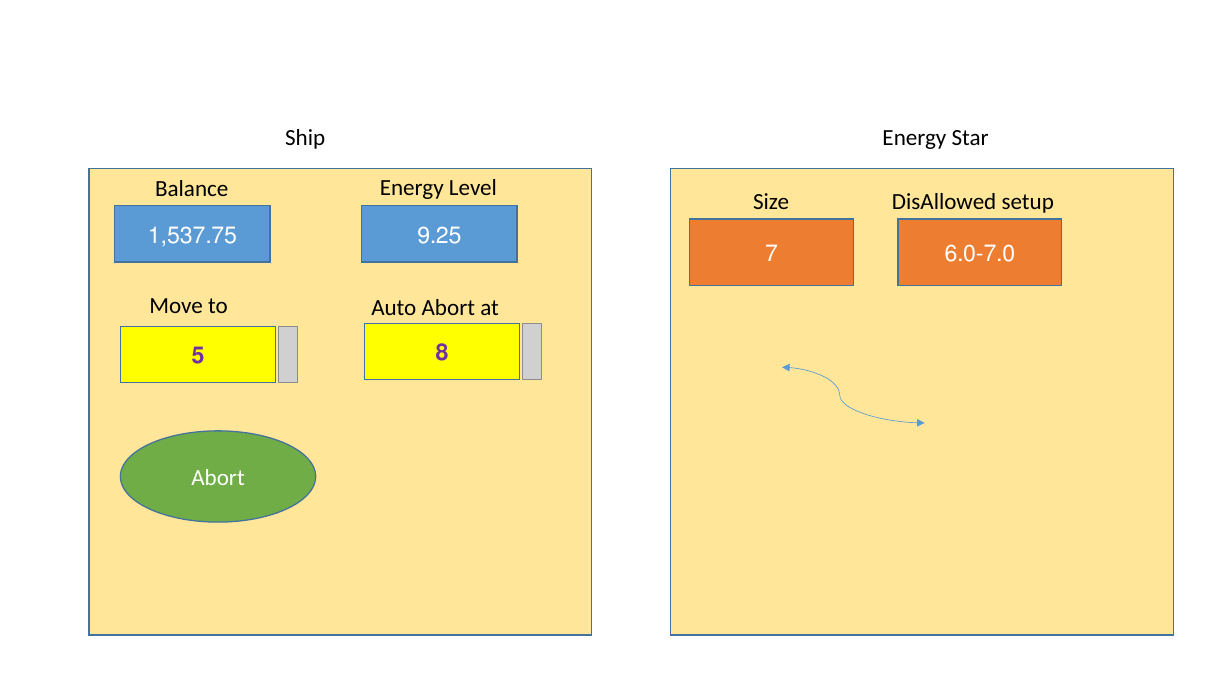
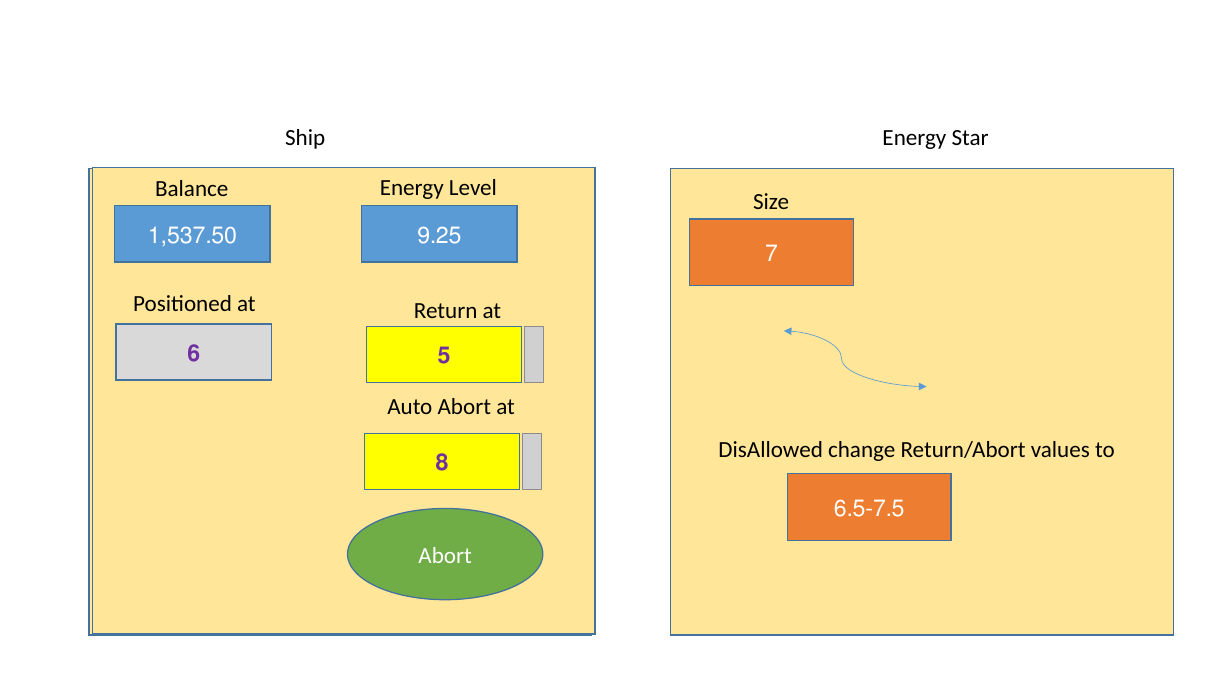
Before and after one commit to erezhasson/DTL, a slide deck: slide 7 of Documents/DTL MOC.pptx. Drawn at 1232x693 pixels with LibreOffice and Linux fonts; fonts in the diff are those of the drawing; grey boxes stand for pictures; background and template pictures are left out. Boxes give left, top, right and bottom in pixels: in the first picture for what was removed or moved away, otherwise in the second. Text is boxed around its words. In the diff, an @@ line names an element or a change of style, - is before the commit and + after.

```diff
--- a/Documents/DTL MOC.pptx
+++ b/Documents/DTL MOC.pptx
@@ rectangle added at (x1=92, y1=167, x2=595, y2=634), fill #FFE699, outline #43739E 1 pt @@
@@ text removed at (x1=892, y1=193, x2=1054, y2=213) @@
-DisAllowed setup
@@ text in rectangle at (x1=148, y1=226, x2=237, y2=246): text changed @@
-1,537.75
+1,537.50
@@ rectangle removed at (x1=898, y1=219, x2=1062, y2=286) @@
-6.0-7.0
@@ text added at (x1=133, y1=295, x2=256, y2=311), 18 pt, text #000000 @@
+Positioned at
@@ text removed at (x1=149, y1=298, x2=228, y2=313) @@
-Move to
@@ rectangle added at (x1=116, y1=324, x2=271, y2=381), fill #D9D9D9, outline #43739E 1 pt, 18 pt, text #7030A0, bold @@
+6
@@ rectangle "5" moved from (x1=120, y1=326, x2=275, y2=383) to (x1=366, y1=326, x2=521, y2=383) @@
@@ text added at (x1=414, y1=303, x2=502, y2=318), 18 pt, text #000000 @@
+Return at
@@ curved double arrow moved from (782, 367) - (925, 423) to (784, 331) - (927, 386) @@
@@ text "Auto Abort at" moved from (x1=371, y1=299, x2=499, y2=315) to (x1=387, y1=398, x2=515, y2=414) @@
@@ rectangle "8" moved from (x1=364, y1=323, x2=519, y2=380) to (x1=364, y1=433, x2=519, y2=490) @@
@@ picture moved from (x1=279, y1=326, x2=298, y2=383) to (x1=523, y1=433, x2=542, y2=490) @@
@@ text added at (x1=718, y1=441, x2=1115, y2=461), 18 pt, text #000000 @@
+DisAllowed change Return/Abort values to
@@ rectangle added at (x1=787, y1=473, x2=951, y2=540), fill #ED7D31, outline #43739E 1 pt, 18 pt, text #FFFFFF @@
+6.5-7.5
@@ ellipse "Abort" moved from (x1=120, y1=431, x2=315, y2=522) to (x1=348, y1=508, x2=543, y2=600) @@
```
Also in this commit, not shown: 6 other slides changed.
